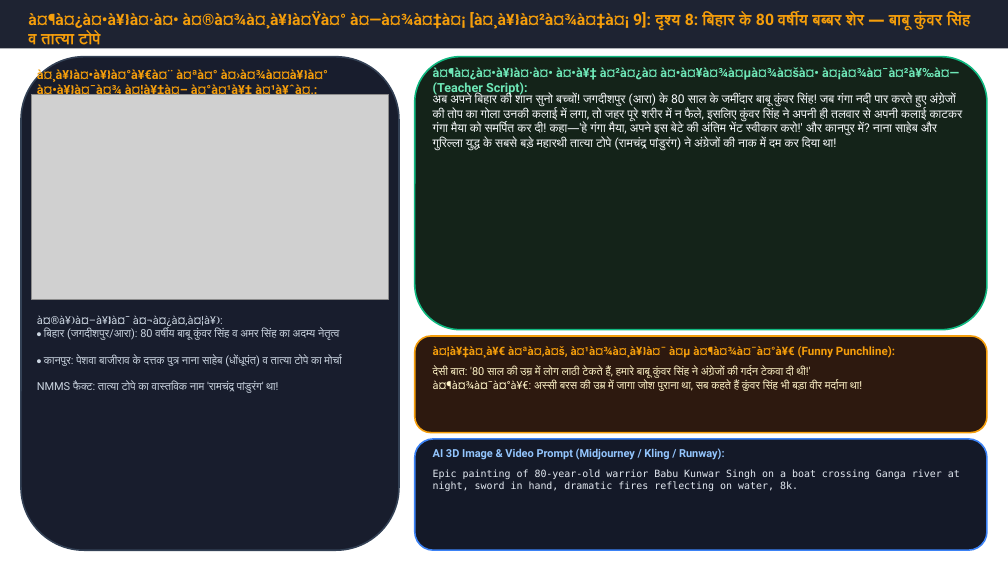
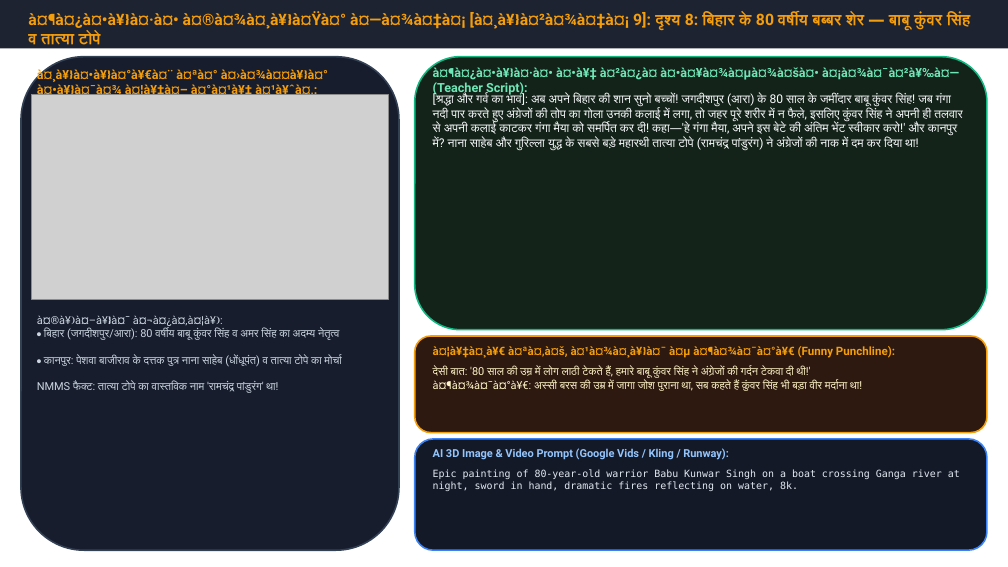
Before and after one commit to Sudhirkr85/nnms, a slide deck: slide 9 of SST_Complete_Course_SagarSir/00_Smart_Story_Class_Pilot/Class_08_History_1857_Revolt/Teacher_Master_Story_Guide.pptx. Drawn at 1008x567 pixels with LibreOffice and Linux fonts; fonts in the diff are those of the drawing; grey boxes stand for pictures. Boxes give left, top, right and bottom in pixels: in the first picture for what was removed or moved away, otherwise in the second. Text is boxed around its words. In the diff, an @@ line names an element or a change of style, - is before the commit and + after.

Commit message:
Embed Google Vids Mangal Pandey video into Smart Story Class PPTs

```diff
--- a/SST_Complete_Course_SagarSir/00_Smart_Story_Class_Pilot/Class_08_History_1857_Revolt/Teacher_Master_Story_Guide.pptx
+++ b/SST_Complete_Course_SagarSir/00_Smart_Story_Class_Pilot/Class_08_History_1857_Revolt/Teacher_Master_Story_Guide.pptx
@@ text at [433, 92, 963, 151]: text changed @@
-अब अपने बिहार की शान सुनो बच्चों! जगदीशपुर (आरा) के 80 साल के जमींदार बाबू कुंवर सिंह! जब गंगा नदी पार करते हुए अंग्रेजों की तोप का गोला उनकी कलाई में लगा, तो जहर पूरे शरीर में न फैले, इसलिए कुंवर सिंह ने अपनी ही तलवार से अपनी कलाई काटकर गंगा मैया को समर्पित कर दी! कहा—'हे गंगा मैया, अपने इस बेटे की अंतिम भेंट स्वीकार करो!' और कानपुर में? नाना साहेब और गुरिल्ला युद्ध के सबसे बड़े महारथी तात्या टोपे (रामचंद्र पांडुरंग) ने अंग्रेजों की नाक में दम कर दिया था!
+[श्रद्धा और गर्व का भाव]: अब अपने बिहार की शान सुनो बच्चों! जगदीशपुर (आरा) के 80 साल के जमींदार बाबू कुंवर सिंह! जब गंगा नदी पार करते हुए अंग्रेजों की तोप का गोला उनकी कलाई में लगा, तो जहर पूरे शरीर में न फैले, इसलिए कुंवर सिंह ने अपनी ही तलवार से अपनी कलाई काटकर गंगा मैया को समर्पित कर दी! कहा—'हे गंगा मैया, अपने इस बेटे की अंतिम भेंट स्वीकार करो!' और कानपुर में? नाना साहेब और गुरिल्ला युद्ध के सबसे बड़े महारथी तात्या टोपे (रामचंद्र पांडुरंग) ने अंग्रेजों की नाक में दम कर दिया था!
@@ text at [433, 448, 729, 460]: text changed @@
-AI 3D Image & Video Prompt (Midjourney / Kling / Runway):
+AI 3D Image & Video Prompt (Google Vids / Kling / Runway):
```
Also in this commit, not shown: 11 other slides changed, 6 other files.
